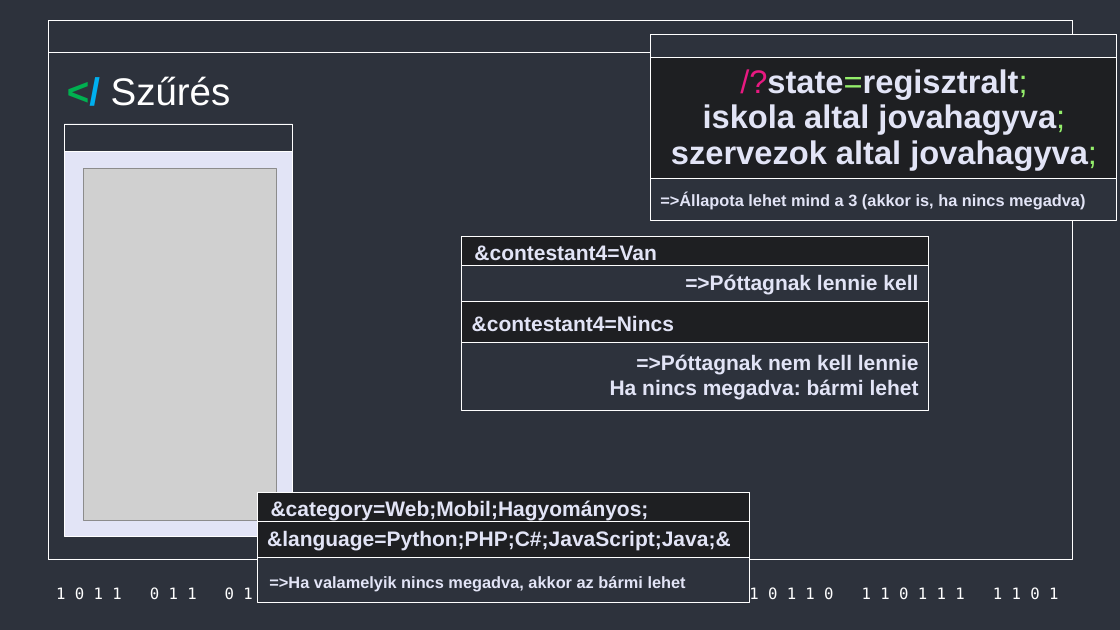
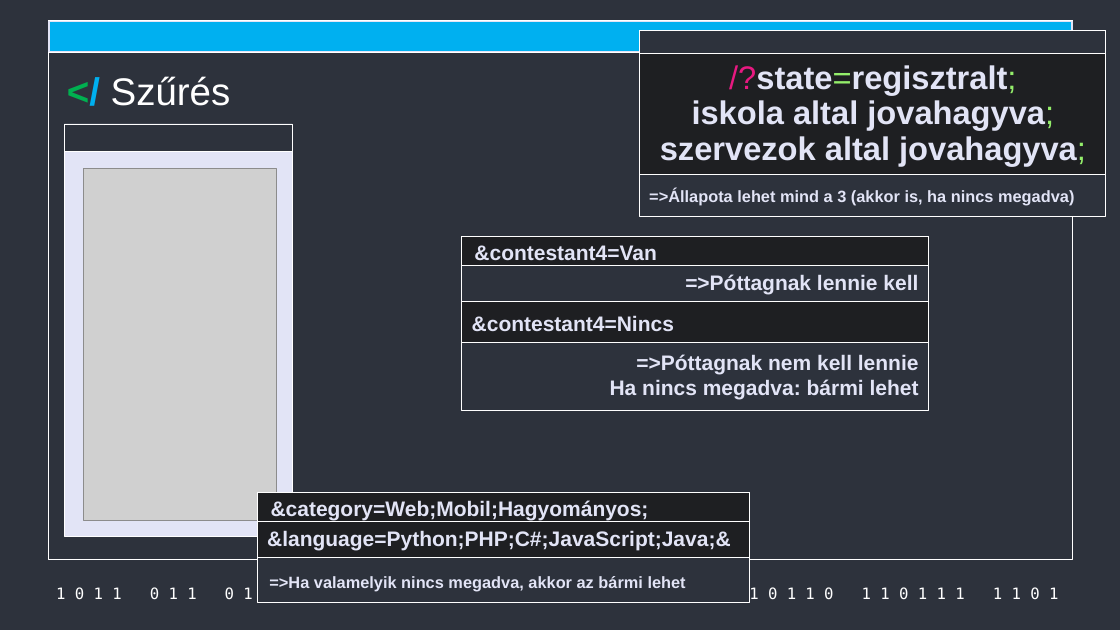
Before and after one commit to Acsilaa/dusza2024-25, a slide deck: slide 9 of Hell yeah ppt.pptx. Drawn at 1120x630 pixels with LibreOffice and Linux fonts; fonts in the diff are those of the drawing; grey boxes stand for pictures. Boxes give left, top, right and bottom in pixels: in the first picture for what was removed or moved away, otherwise in the second. Text is boxed around its words. In the diff, an @@ line names an element or a change of style, - is before the commit and + after.

```diff
--- a/Hell yeah ppt.pptx
+++ b/Hell yeah ppt.pptx
@@ rectangle added at <box>49,21,1072,51</box>, fill #00B0F0, outline #E2E4F6 1 pt @@
@@ 3 rectangles, 2 texts: place and size @@
-3 rectangles, 2 texts at <box>650,34,1117,220</box>
+3 rectangles, 2 texts at <box>639,30,1106,216</box>
```
Also in this commit, not shown: 4 other slides changed.
